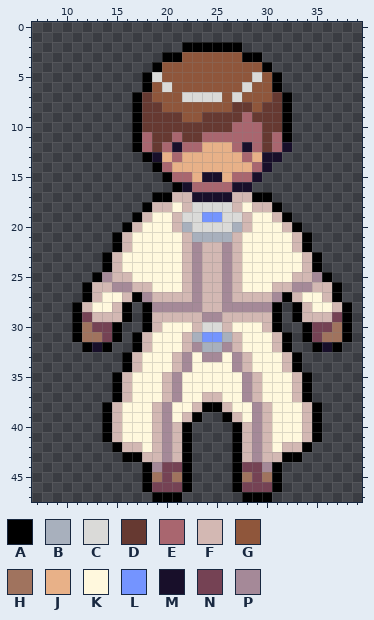
Two versions of one pixel-art sprite, res/textures/creatures/priest/front.png. The picture above is the old version.
The file is 48x48 pixels. Shown: x 7..39, y 0..47.
Palette (. is transparent): A #000000  B #a8b0bd  C #dadad8  D #663931  E #a9666f  F #d3b8b3  G #8f563b  H #a0735e  J #e8b188  K #fff8dd  L #7494ff  M #180f2a  N #754254  P #a58998
Pixels before, first column x 11:
 2 ...........AAAAAA...........
 3 .........AAGGGGGGAA.........
 4 ........AGGGGGGGGGGA........
 5 .......ACGGGGGGGGGCGA.......
 6 .......AGCGGGGGGGCGGA.......
 7 ......ADGGGCCCCGCGGGDA......
 8 ......ADDGGGGGGGDDGDDA......
 9 ......ADDDDGGDDDDEDDDA......
10 ......ADDDDDDDDDEEEDDA......
11 ......AEDDEDDEEEEEEDEA......
12 ......AEDEMEEJJJEMEDEM......
13 .......AMJEJJJJJJEJMM.......
14 ........AEJJJJJJJJEM........
15 .........AEEJMMJEEM.........
16 ..........AMEEEEMM..........
17 ........AAFFMMMMFFAA........
18 .......AFFKFCCCCFKFFA.......
19 ......AFKKFCCLLCCFKKFA......
20 .....AFKKKFBCCCCBFKKKFA.....
21 ....AFKKKKKFBBBBFKKKKKFA....
22 ....AFKKKKKFPFFPFKKKKKFA....
23 ...AFKKKKKKFPFFPFKKKKKKFA...
24 ...AFKKKKKKFPFFPFKKKKKKFA...
25 ..APFFKKKKKFPFFPFKKKKKFFPA..
26 .AFFPPFFKKKFPFFPFKKKFFPPFFA.
27 .AFKKFAPFFFFPFFPFFFFPAFKKFA.
28 AFKKFA.APPPPPFFPPPPPA.AFKKFA
29 ANFFFA.AFFFFFPPFFFFFA.AFFFNA
30 AHNNA..AFKKKFCCFKKKFA..ANNHA
31 AHHNA.AFKKKFBLLBFKKKFA.ANHHA
32 .AMA..AFKKKFPBBPFKKKFA..AMA.
33 .....AFKKKFPKPPKPFKKKFA.....
34 .....AFKKKFPKKKKPFKKKFA.....
35 ....AFKKKFPKKKKKKPFKKKFA....
36 ....AFKKKFPKKKKKKPFKKKFA....
37 ....AFKKKFPKKFFKKPFKKKFA....
38 ...AFKKKFPKKFAAFKKPFKKKFA...
39 ...AFKKKFPKFA..AFKPFKKKFA...
40 ...AFKKKFPFA....AFPFKKKFA...
41 ...AFKKKFPFA....AFPFKKKFA...
42 ....AFFKFPFA....AFPFKFFA....
43 .....AAFFPFA....AFPFFAA.....
44 .......APNNA....ANNPA.......
45 .......AHNHA....AHNHA.......
46 .......ANNNA....ANNNA.......
47 ........AAA......AAA........
After:
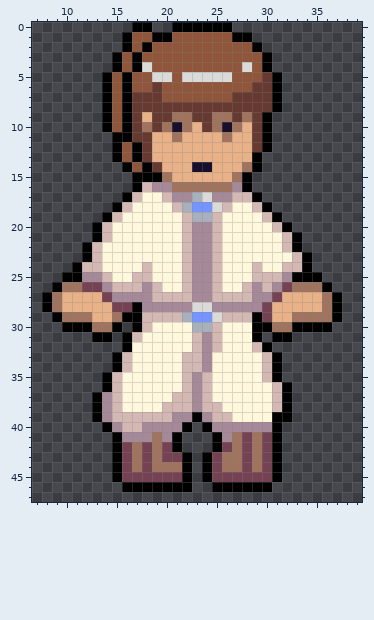
The edit:
Changed rows in their new state; - is an unchanged pixel.
first column x 8:
 0 ---------AA--AAAAAA------------
 1 --------AGGAAGGGGGGAA----------
 2 --------AGAGGGGGGGGGGA---------
 3 -------AGAGGGG------GGA--------
 4 -------AGACG--------C----------
 5 ------AGAGG-C-CCCCC--GD--------
 6 ------AGAGGDG-------GDD--------
 7 ------AGAD-D--GGGG-DDDDA.------
 8 ------AGAD--DDDDDDD--D-A.------
 9 ------AGADJ--HHD-HH-H-A..------
10 ------AGADH-HMHJ-HMHJDA..------
11 -------AADDJJHJJJJHJJDA..------
12 -------AG-DJJJJJ---JJDA..------
13 -------AGADJ-J------JA..-------
14 --------AGADJ--MM---HA.--------
15 ---------AAAHJJ-JJ-HA.---------
16 ---------AFPPHHHHHHPA----------
17 --------AFKKFPPBCPP---.--------
18 -------AFKKKKFBLL-FK--A.-------
19 ------AFKKK--KFBBFKKK-FA.------
20 -----AFKKK---KFPPFKKK--FA.-----
21 -----AFKK------PPFKK----FA.----
22 ----AFKKK-------P-KK----FA.----
23 ----AFKK--------P-KK-----FA.---
24 ---AFFKK--F-----P-KK-F--FFA.---
25 --AAPPFKKFF-----P-KK-FFFPAAA.--
26 -AHHNNPFF-PF----P-KKFPFPNHHHA.-
27 AHJJJJNPPP------P-F--PPNJJJJH--
28 AHJJJJJNNAP----CCP----NJJJJJHA.
29 -AHHHJJH-AF---BLLC---ANJJHHHHA.
30 --A-AHH--AFK---BBFK--AAHHA-AA..
31 ---..AA.AFK---KFPFKK-A.A--.....
32 ----...-AKK---KFPFKK-FA..--...-
33 -------AFK---KFF-K-KK-FA..-----
34 -------AFK---KFFP--KK-FA..-----
35 ------AFK---KKFPF---KKFA...----
36 ------AFK---KKFPF---KK-FA..----
37 -----APFK---KFFP-K--KK-FA..----
38 -----AP----KFFFPFFK--KKFA...---
39 -----AP-FFF-FPP-PFFK-KKAA...---
40 -------PFFPP-P--APPPP-PA....---
41 ------.APPPH-A.--APHNHNA....---
42 --------NHNHNA.--ANHNHNA...----
43 -------ANHNHNN--ANHHNHNA..-----
44 -------ANHNHHH--ANHH-HN--------
45 -------ANNNN-N--ANNNN-N--------
46 --------AA-AAA---AA-AAA.-------
47 -----------...------...--------
Where, in picture pixels (left, top, right, bottom), the same in both pictures:
changed: (42, 22, 352, 502)
